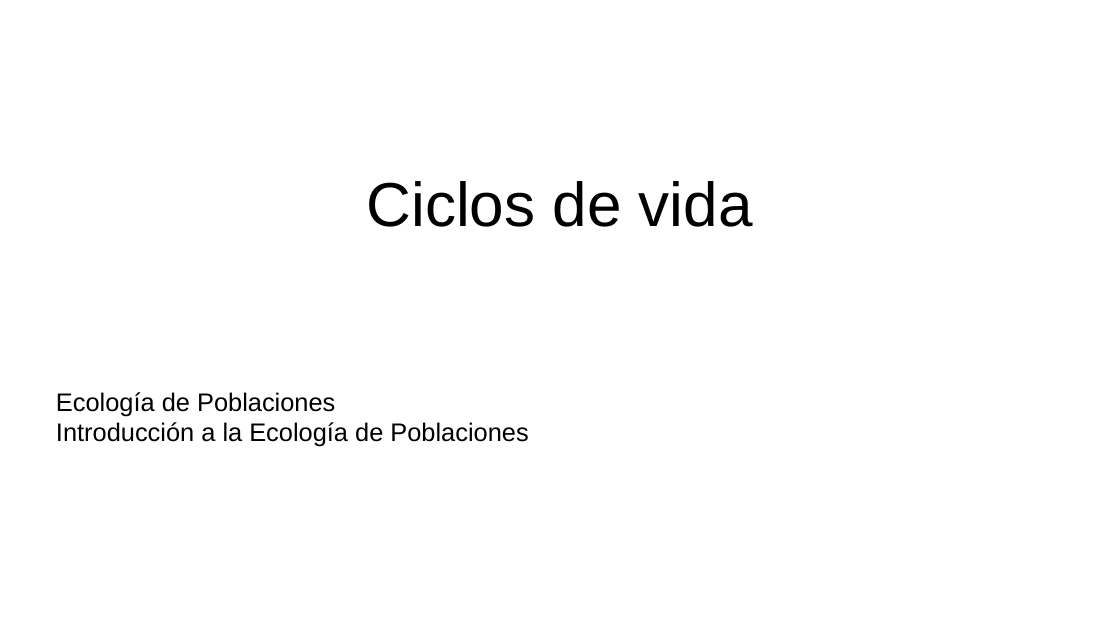
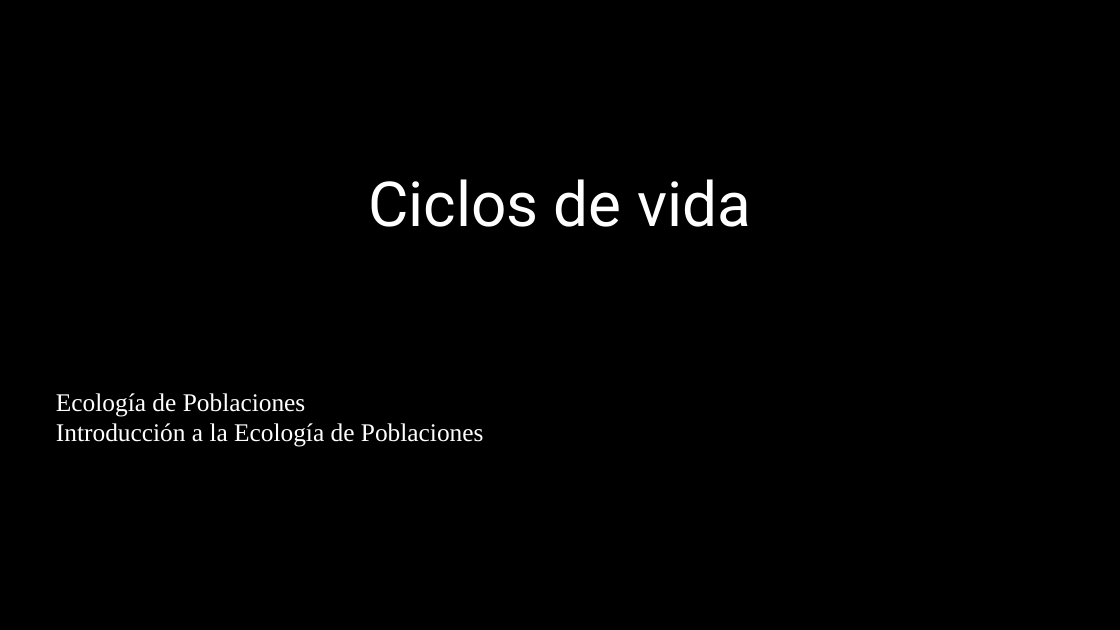
Before and after one commit to gerardommc/Ecologia-poblaciones, a slide deck: slide 1 of Unidad-1/Ciclos-vida.odp. Drawn at 1120x630 pixels with LibreOffice and Linux fonts; fonts in the diff are those of the drawing. Boxes give left, top, right and bottom in pixels: in the first picture for what was removed or moved away, otherwise in the second. Text is boxed around its words. In the diff, an @@ line names an element or a change of style, - is before the commit and + after.

Commit message:
Ciclos vida 2

```diff
--- a/Unidad-1/Ciclos-vida.odp
+++ b/Unidad-1/Ciclos-vida.odp
@@ background #FFFFFF to #000000 @@
@@ title "Ciclos de vida" at <box>368,179,751,227</box>: font Arial to Roboto, text colour #000000 to #FFFFFF @@
@@ subtitle "Ecología de Poblaciones" at <box>56,393,484,447</box>: font Arial to Times New Roman, text colour #000000 to #FFFFFF @@
```
Also in this commit, not shown: 15 other slides changed, 1 other file.
